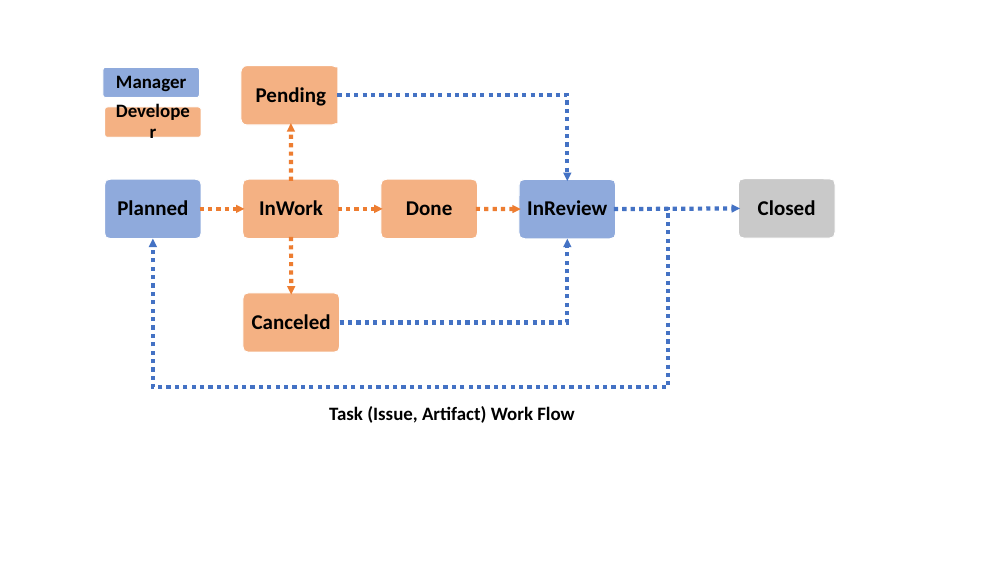
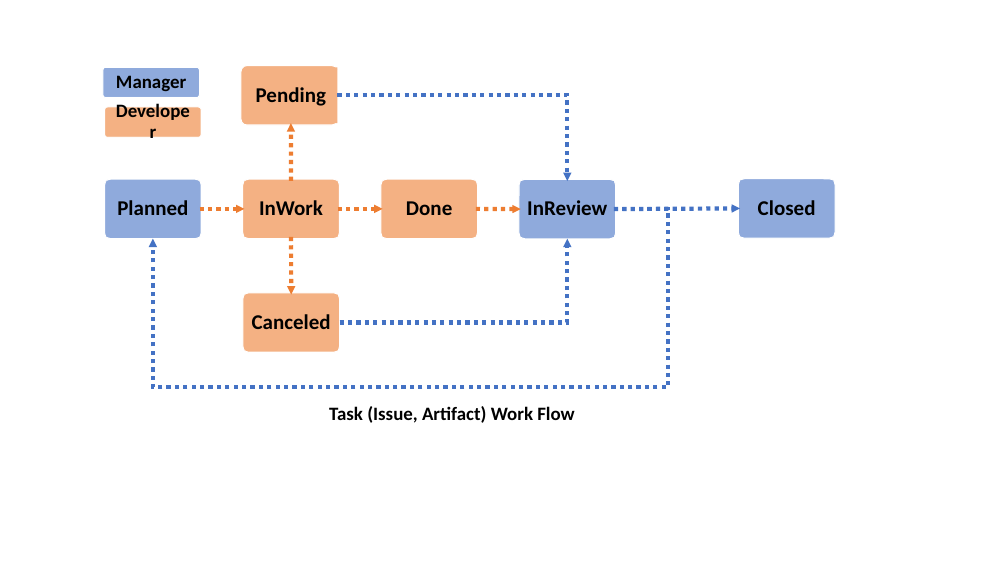
Before and after one commit to gtuja/CSC_MS, a slide deck: slide 2 of Resources/Part1/Part1_Resources.pptx. Drawn at 1008x567 pixels with LibreOffice and Linux fonts; fonts in the diff are those of the drawing. Boxes give left, top, right and bottom in pixels: in the first picture for what was removed or moved away, otherwise in the second. Text is boxed around its words. In the diff, an @@ line names an element or a change of style, - is before the commit and + after.

```diff
--- a/Resources/Part1/Part1_Resources.pptx
+++ b/Resources/Part1/Part1_Resources.pptx
@@ rounded rectangle at [739, 178, 836, 238]: fill #C9C9C9 to #8FAADC @@
@@ rectangle "Closed" at [740, 181, 833, 237]: fill #C9C9C9 to #8FAADC @@
```
Also in this commit, not shown: 4 other files.
